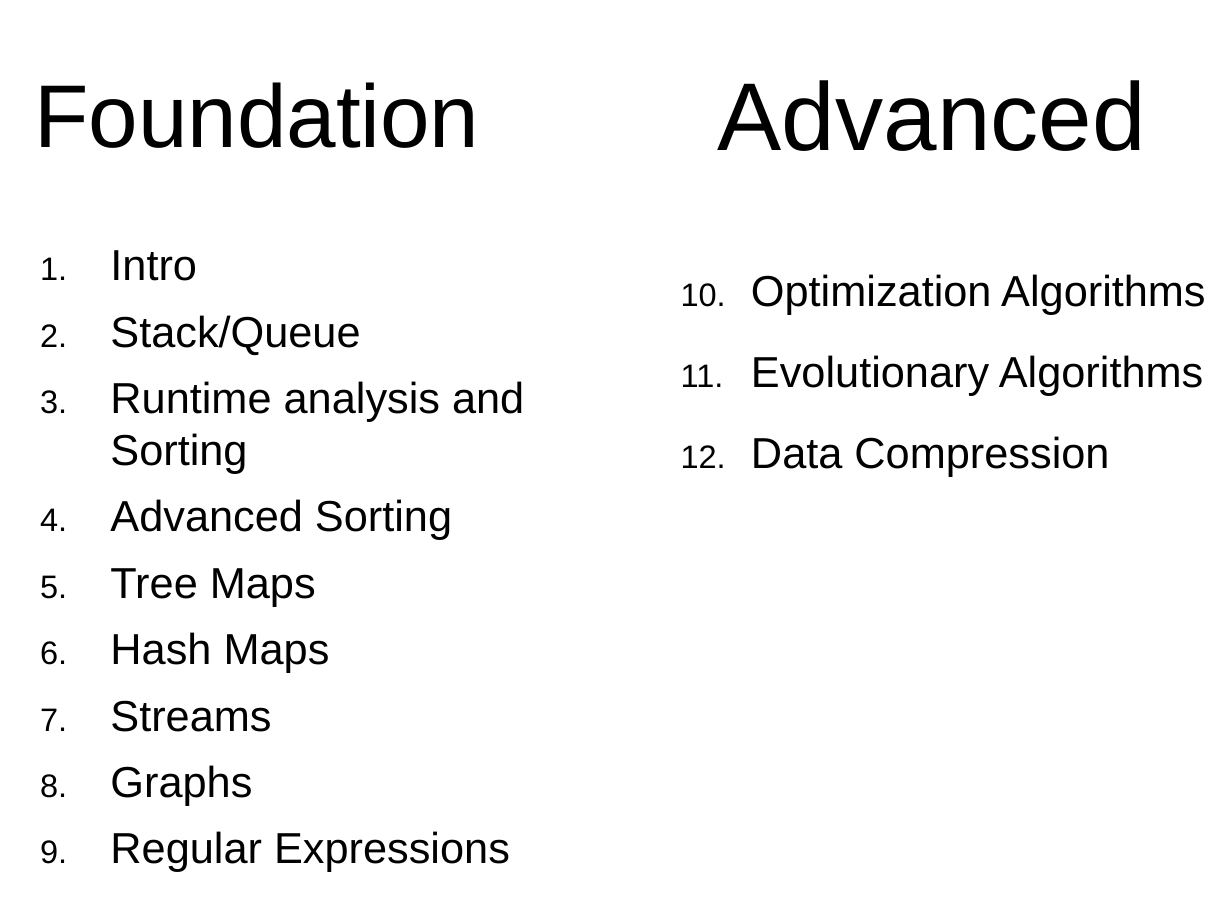
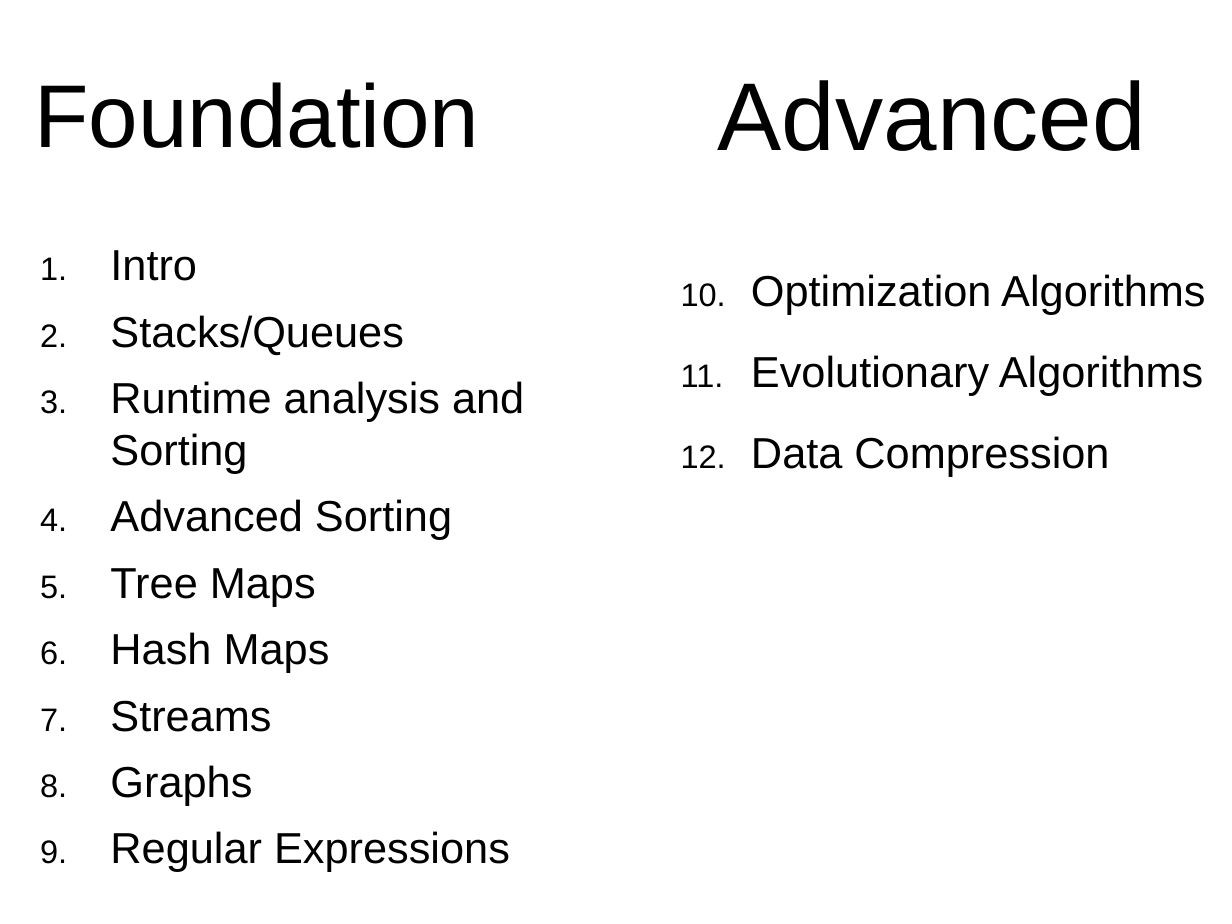
Before and after one commit to arcuri82/algorithms, a slide deck: slide 5 of docs/slides/01/01_intro.pptx (slide 4 before the commit). Drawn at 1232x924 pixels with LibreOffice and Linux fonts; fonts in the diff are those of the drawing. Boxes give left, top, right and bottom in pixels: in the first picture for what was removed or moved away, otherwise in the second. Text is boxed around its words. In the diff, an @@ line names an element or a change of style, - is before the commit and + after.

```diff
--- a/docs/slides/01/01_intro.pptx
+++ b/docs/slides/01/01_intro.pptx
@@ text at bbox=[110, 315, 404, 355]: text changed @@
-2. Stack/Queue
+2. Stacks/Queues
```
Also in this commit, not shown: 6 other slides changed, 9 slides added, 2 other files.
